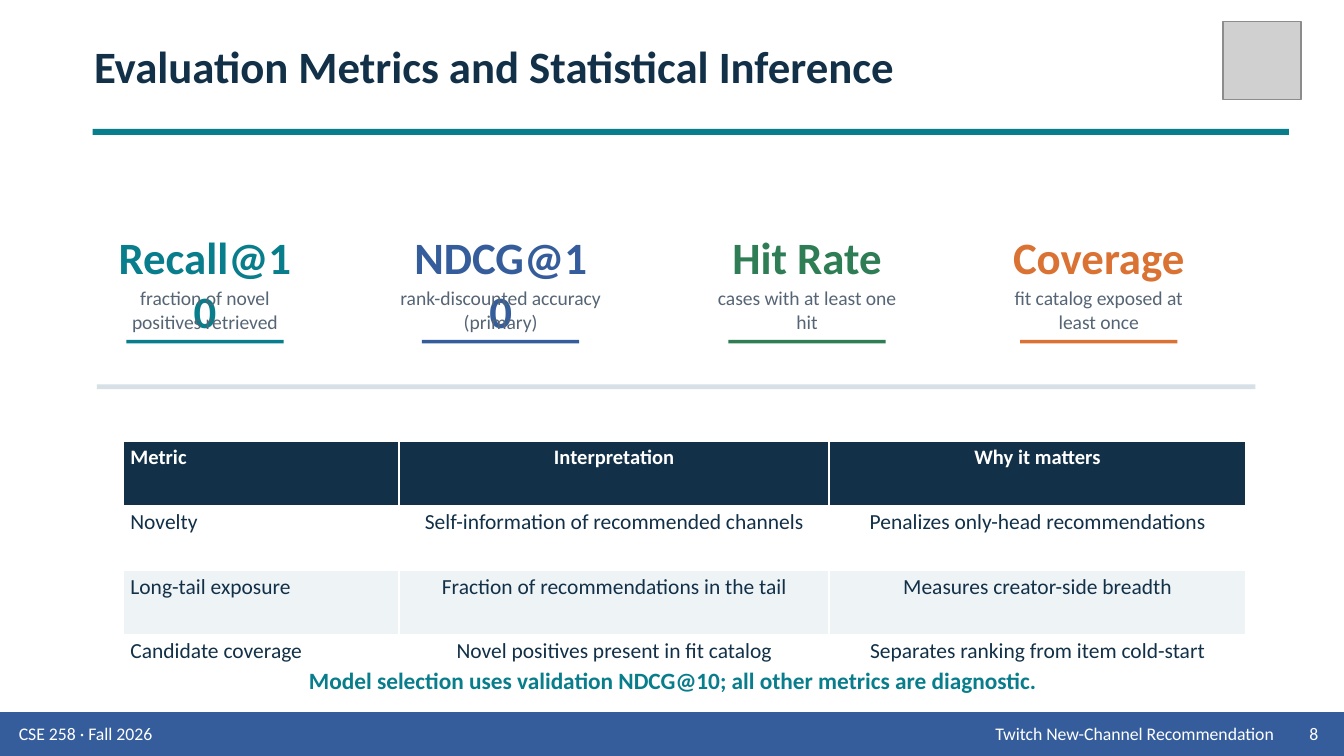
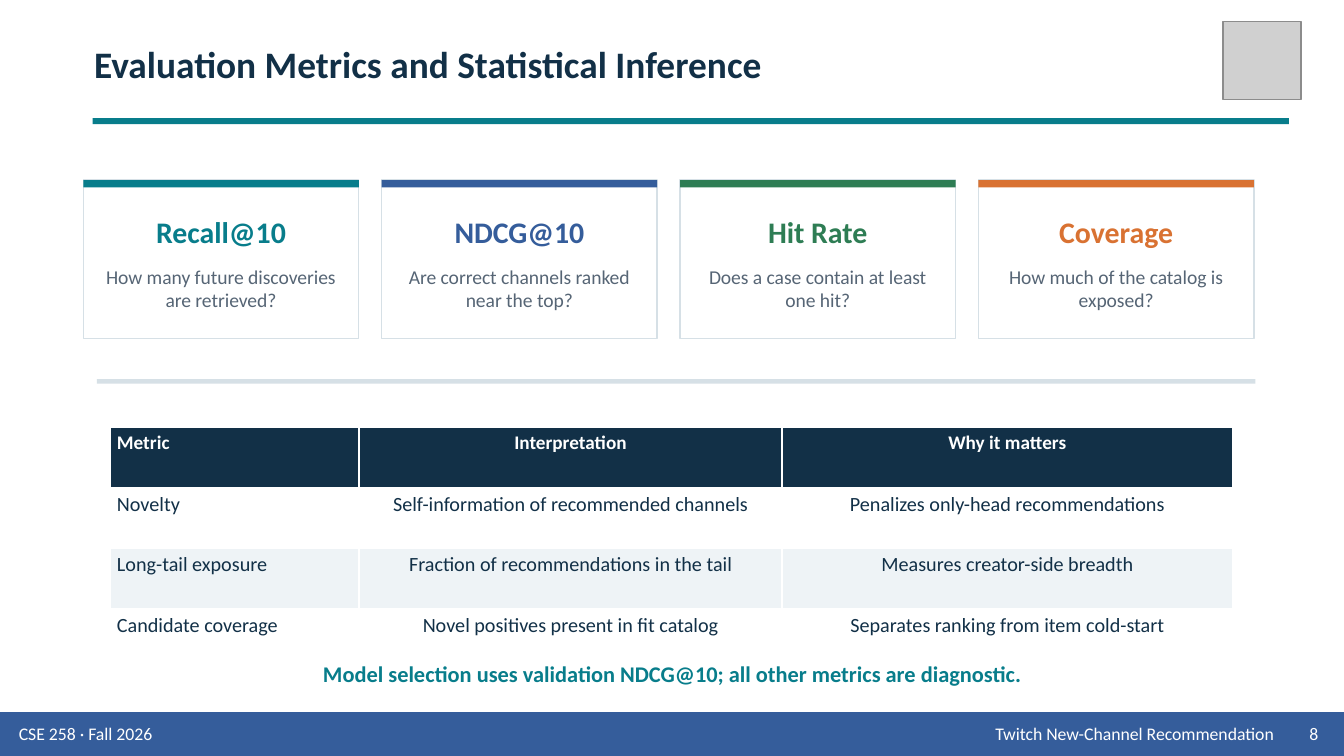
Before and after one commit to Wen-Chieh-Lo/You-know-who-did-God-did-, a slide deck: slide 8 of presentation/Group_9_Presentation_Twitch.pptx. Drawn at 1344x756 pixels with LibreOffice and Linux fonts; fonts in the diff are those of the drawing; grey boxes stand for pictures. Boxes give left, top, right and bottom in pixels: in the first picture for what was removed or moved away, otherwise in the second. Text is boxed around its words. In the diff, an @@ line names an element or a change of style, - is before the commit and + after.

```diff
--- a/presentation/Group_9_Presentation_Twitch.pptx
+++ b/presentation/Group_9_Presentation_Twitch.pptx
@@ text "Evaluation Metrics and Statistical Inference" at (94,51,761,79): size 24 to 20 pt; vertical alignment top to middle @@
@@ rectangle: place and size @@
-rectangle at (93,129,1289,134)
+rectangle at (93,118,1289,124)
@@ rectangle added at (83,180,359,339), fill #FFFFFF, outline #D6E0E6 0.75 pt @@
@@ rectangle added at (83,180,359,188), fill #087D8B @@
@@ rectangle: place and size @@
-rectangle at (422,340,579,344)
+rectangle at (382,180,657,188)
@@ rectangle added at (382,180,657,339), fill #FFFFFF, outline #D6E0E6 0.75 pt @@
@@ rectangle: place and size @@
-rectangle at (728,340,886,344)
+rectangle at (680,180,956,339)
@@ rectangle at (680,180,956,339): fill #2E7D54 to #FFFFFF; outline none to #D6E0E6 0.75 pt @@
@@ rectangle added at (680,180,956,188), fill #2E7D54 @@
@@ rectangle added at (978,180,1254,339), fill #FFFFFF, outline #D6E0E6 0.75 pt @@
@@ rectangle added at (978,180,1254,188), fill #D97232 @@
@@ text "Recall@10": place and size @@
-text "Recall@10" at (119,242,292,279)
+text "Recall@10" at (156,222,286,247)
@@ size 24 to 16 pt in 4 elements at (768,222,867,244), (156,222,286,247), (1059,223,1173,248), (455,223,585,247) @@
@@ text "NDCG@10": place and size @@
-text "NDCG@10" at (414,244,587,279)
+text "NDCG@10" at (455,223,585,247)
@@ text "Hit Rate": place and size @@
-text "Hit Rate" at (732,242,881,275)
+text "Hit Rate" at (768,222,867,244)
@@ text "Coverage": place and size @@
-text "Coverage" at (1013,244,1184,282)
+text "Coverage" at (1059,223,1173,248)
@@ text added at (106,270,335,307), 10.5 pt, text #566575 @@
+How many future discoveries are retrieved?
@@ text removed at (132,291,278,332) @@
-fraction of novel positives retrieved
@@ text removed at (400,291,601,332) @@
-rank-discounted accuracy (primary)
@@ text added at (409,270,630,310), 10.5 pt, text #566575 @@
+Are correct channels ranked near the top?
@@ text at (709,270,926,307): text changed @@
-cases with at least one hit
+Does a case contain at least one hit?
@@ text at (1009,270,1223,310): text changed @@
-fit catalog exposed at least once
+How much of the catalog is exposed?
@@ rectangle removed at (126,340,284,344) @@
@@ rectangle removed at (1020,340,1177,344) @@
@@ rectangle: place and size @@
-rectangle at (97,384,1255,390)
+rectangle at (97,379,1255,384)
@@ table at (110,427,1232,669) @@
@@ size 11 to 10.3 pt in "Metric", "Interpretation", "Why it matters" @@
@@ size 11.5 to 10.8 pt in "Novelty", "Self-information of recommended channels", "Penalizes only-head recommendations", "Long-tail exposure" and 5 more places @@
@@ table: place and size @@
-table at (124,441,1246,699)
+table at (110,427,1232,669)
@@ text "Model selection uses validation NDCG@10; ..." at (323,666,1021,686): size 12.5 to 12 pt @@
```
Also in this commit, not shown: 13 other slides changed, 1 slide added, 1 slide removed, 2 other files.
